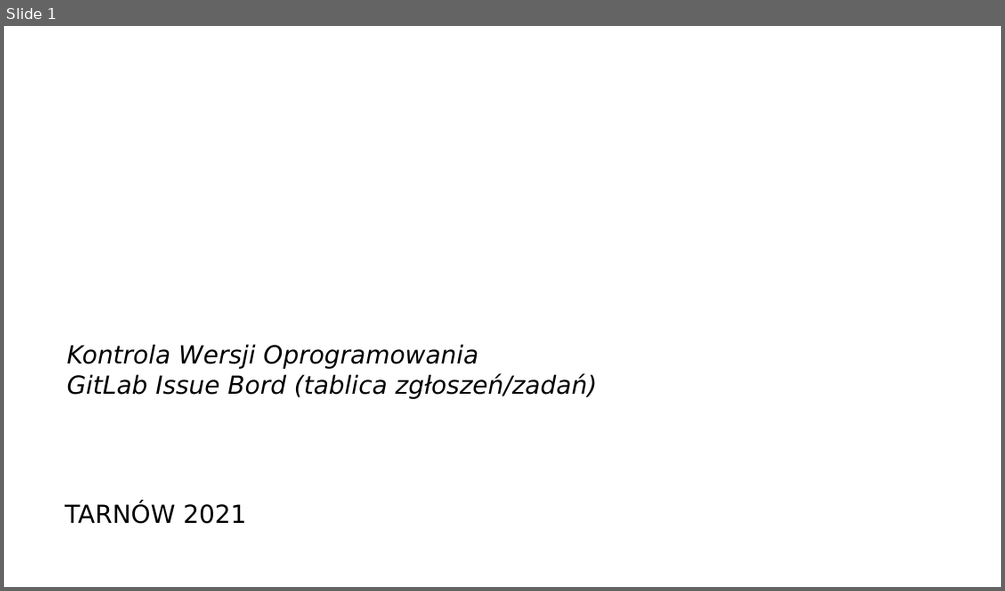
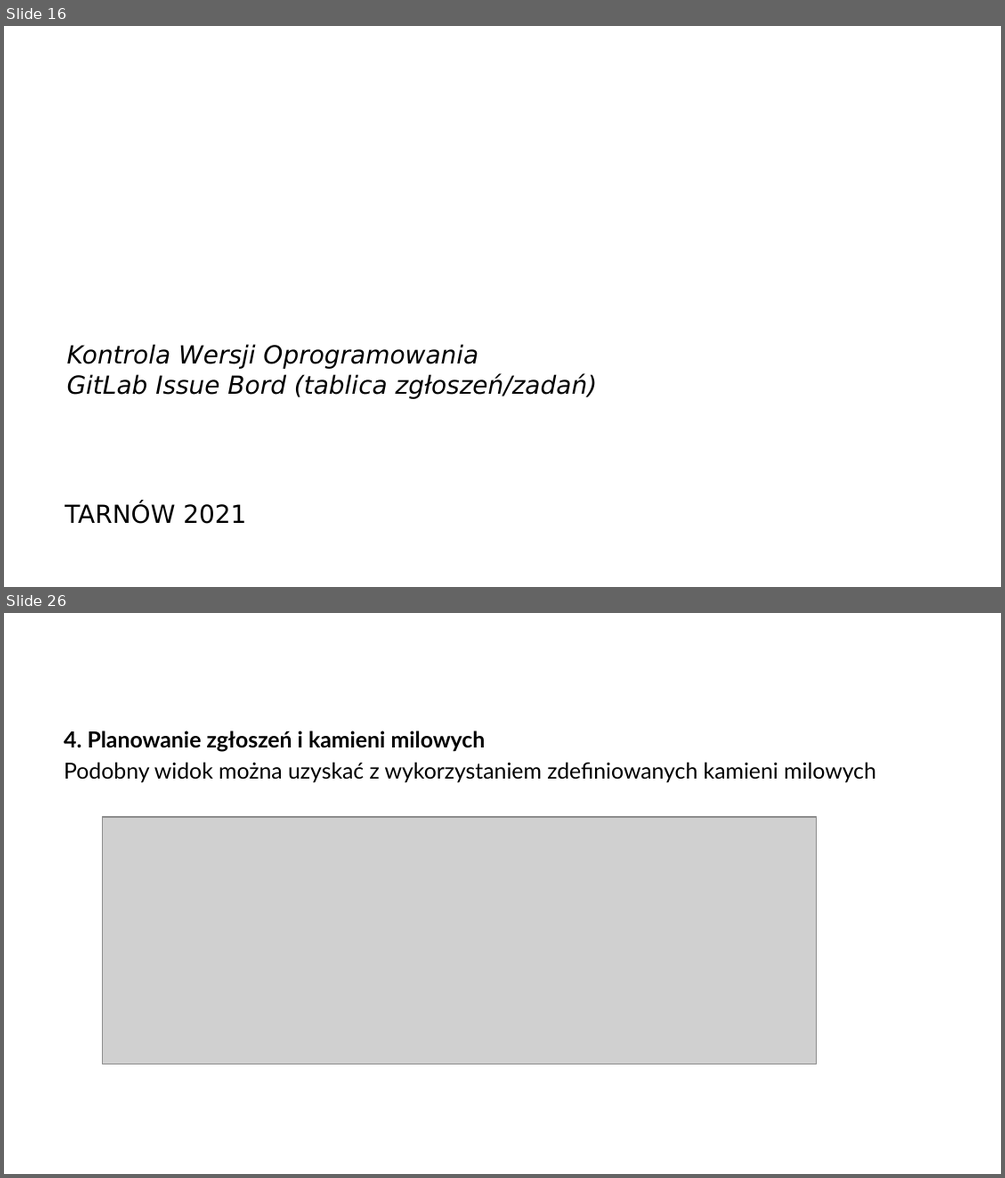
Before and after one commit to arturkwiek/gitlab-tutorial, a slide deck: 09. Git - tutorial - 4 drogi wykorzystania tablicy zgłoszeń.pptx. Shown one above the other, each under a label of ours: slide 1 before the commit, slides 16 and 26 after it; the slides between them are not shown. The pictures are 1005x591 and 1005x1178 pixels, drawn with LibreOffice and Linux fonts; fonts in the diff are those of the drawing; grey boxes stand for pictures; background and template pictures are left out. Boxes give left, top, right and bottom in pixels: in the first picture for what was removed or moved away, otherwise in the second. Text is boxed around its words. In the diff, an @@ line names an element or a change of style, - is before the commit and + after.

```diff
--- a/09. Git - tutorial - 4 drogi wykorzystania tablicy zgłoszeń.pptx
+++ b/09. Git - tutorial - 4 drogi wykorzystania tablicy zgłoszeń.pptx
@@ slide 26 added at (4, 613, 1001, 1174), background picture (left out) @@
@@ text added at (64, 730, 876, 783), 16 pt, text #000000 @@
+4. Planowanie zgłoszeń i kamieni milowych
+Podobny widok można uzyskać z wykorzystaniem zdefiniowanych kamieni milowych
@@ picture added at (102, 818, 817, 1063) @@
@@ what was slide 1 is now slide 16 @@
```
Also in this commit, not shown: 13 slides changed, 6 other slides added.
